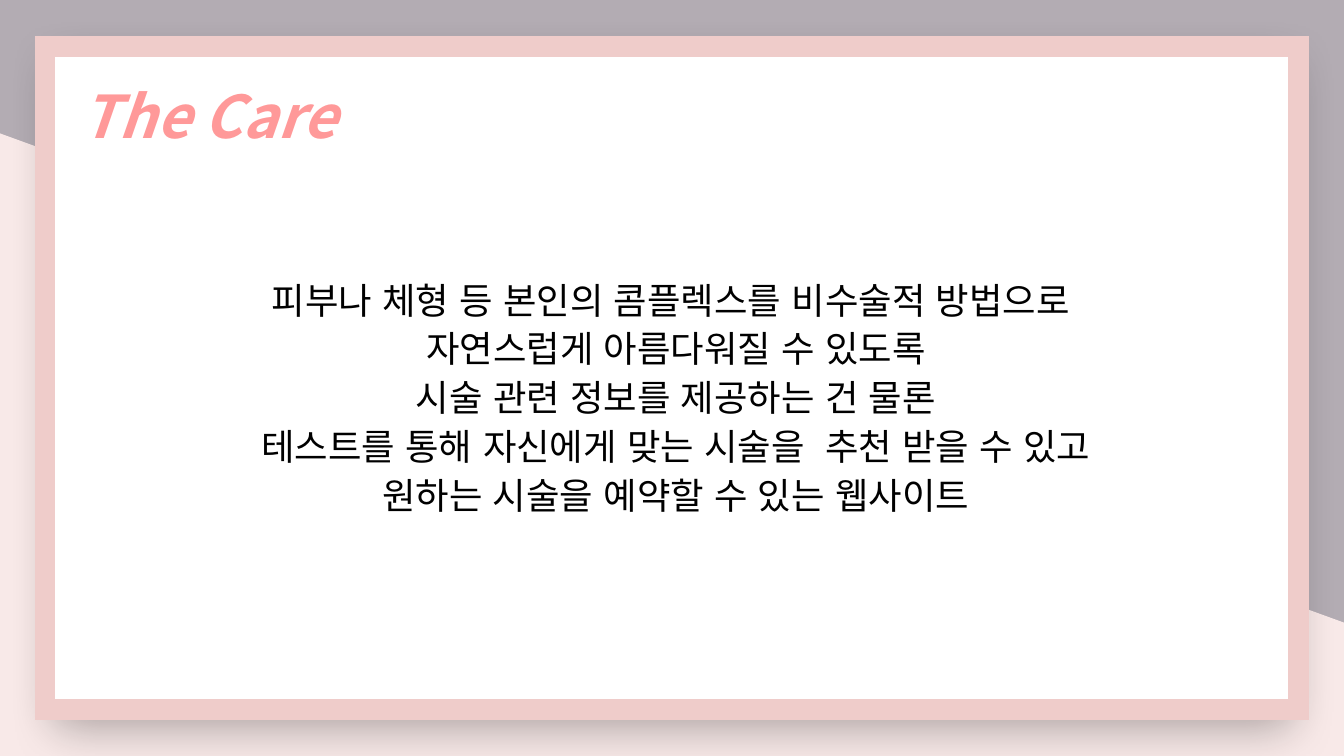
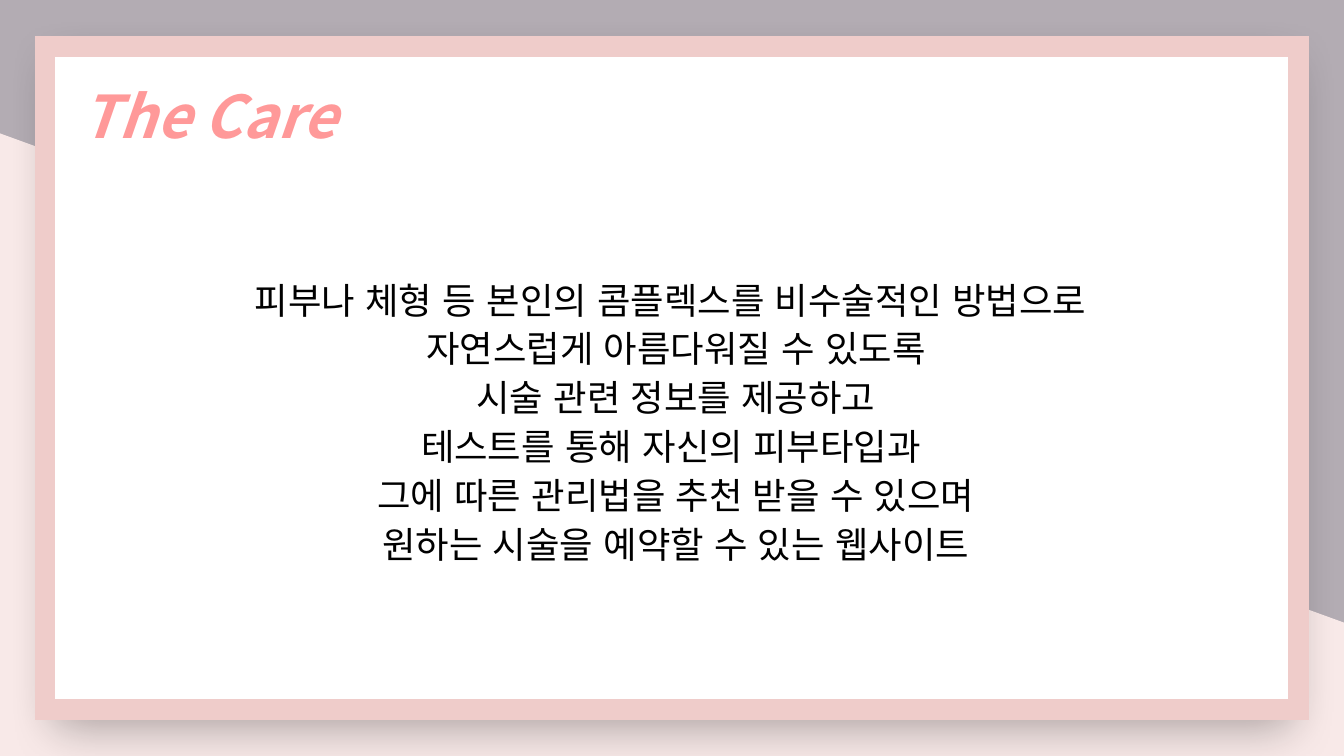
Before and after one commit to nimi2838/thecare, a slide deck: slide 3 of 졸작 기획서.pptx. Drawn at 1344x756 pixels with LibreOffice and Linux fonts; fonts in the diff are those of the drawing. Boxes give left, top, right and bottom in pixels: in the first picture for what was removed or moved away, otherwise in the second. Text is boxed around its words. In the diff, an @@ line names an element or a change of style, - is before the commit and + after.

```diff
--- a/졸작 기획서.pptx
+++ b/졸작 기획서.pptx
@@ text at [255, 283, 1086, 317]: text changed @@
-피부나 체형 등 본인의 콤플렉스를 비수술적 방법으로
+피부나 체형 등 본인의 콤플렉스를 비수술적인 방법으로
@@ text at [377, 381, 974, 512]: text changed @@
-시술 관련 정보를 제공하는 건 물론
-테스트를 통해 자신에게 맞는 시술을 추천 받을 수 있고
+시술 관련 정보를 제공하고
+테스트를 통해 자신의 피부타입과
+그에 따른 관리법을 추천 받을 수 있으며
```
Also in this commit, not shown: 14 other slides changed, 1 slide added, 1 other file.
